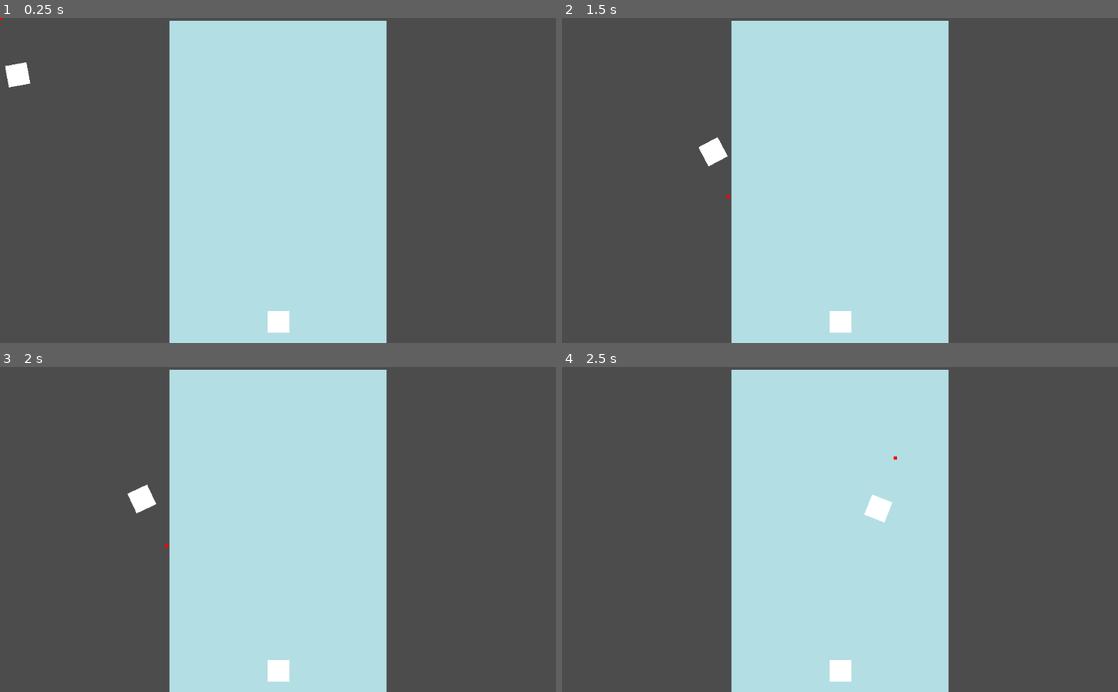
Above: before the commit, frames 1-4 (two rows, left to right).
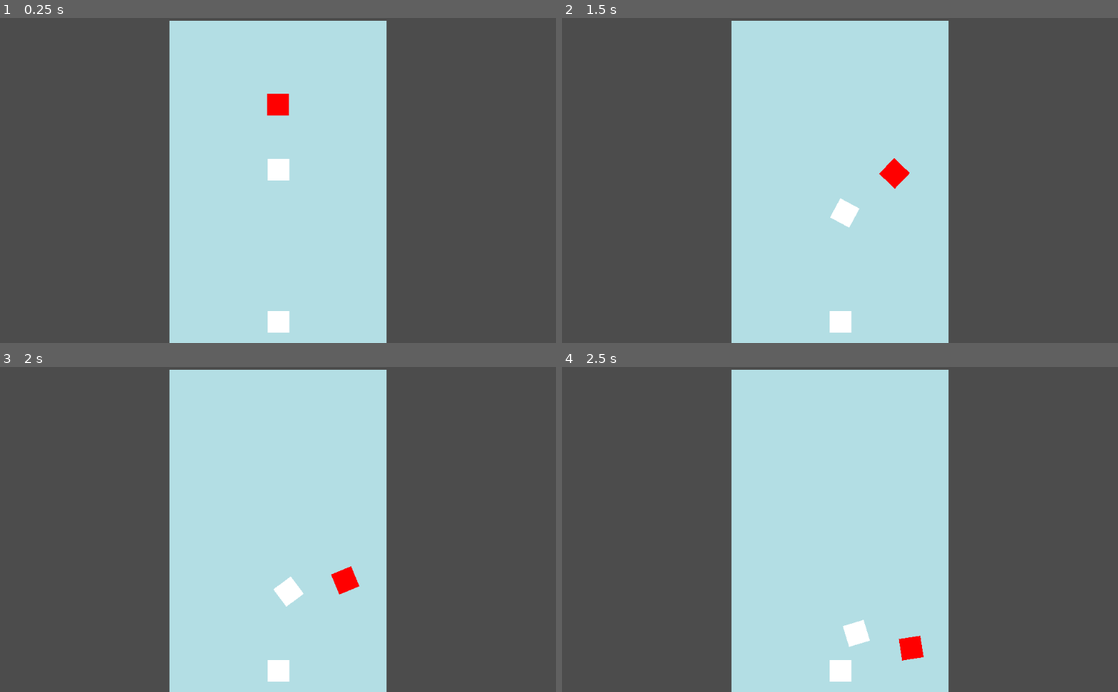
Above: after the commit, the same moments.

Repository: Nowan/DroneConstructor
Game: Godot game, scene res://TowerSnapping/TowerSnapping.tscn
Two runs of this game, one before a commit and one after it. Both use one fixed random seed, a clock stepped at 60 frames per second and the inputs below. This scene is started directly instead of the project's main scene.
Inputs (mouse positions are in pixels of both pictures, inside the frame that each line leads up to):
- Up to frame 1 (0.25 s): no input
- Up to frame 2 (1.5 s): move the mouse to (962, 164) at 0.52 s; press the mouse at (962, 164) at 0.53 s; hold Right (ui_right) 0.53-1.28 s; move the mouse to (728, 196) at 1.27 s; release the mouse at (728, 196) at 1.28 s; hold Left (ui_left) from 1.28 s (still down); click (728, 196) at 1.35 s
- Up to frame 3 (2 s): keep holding Left (ui_left)
- Up to frame 4 (2.5 s): move the mouse to (895, 458) at 2.02 s; release Left (ui_left) at 2.03 s; press the mouse at (895, 458) at 2.03 s; hold Right (ui_right) from 2.03 s (still down)

The runs differ from the first frame. In frame 1, 0.8% of the frame differs, in the area x 0-53%, y 0-50%; in frame 2, 0.8%; in frame 3, 0.8%, in the area x 22-65%, y 36-74%; in frame 4, 0.8%.

Commit message:
implemented dummy game flow

Diff:
--- /dev/null
+++ b/TowerSnapping/Drone.gd
@@ -0,0 +1,26 @@
+extends RigidBody2D
+
+# Declare member variables here. Examples:
+# var a = 2
+# var b = "text"
+
+# Called when the node enters the scene tree for the first time.
+func _ready():
+	pass # Replace with function body.
+
+# Called every frame. 'delta' is the elapsed time since the previous frame.
+#func _process(delta):
+#	pass
+
+func _physics_process(dt):
+	if Input.is_action_pressed("ui_up"):
+		set_applied_force(Vector2(0, -300));
+	else:
+		set_applied_force(Vector2(get_applied_force().x, 0));
+
+	if Input.is_action_pressed("ui_left") || Input.is_action_pressed("ui_right"):
+		set_applied_force(Vector2(-300 if Input.is_action_pressed("ui_left") else 300, get_applied_force().y));
+	else:
+		set_applied_force(Vector2(0, get_applied_force().y));
+
+	print(get_applied_force());
--- a/TowerSnapping/GrappleBlock.tscn
+++ b/TowerSnapping/GrappleBlock.tscn
@@ -6,9 +6,10 @@
 [sub_resource type="RectangleShape2D" id=1]
 extents = Vector2( 40, 40 )
 
-[node name="GrappleBlock" instance=ExtResource( 1 )]
+[node name="GrappleBlock" index="0" instance=ExtResource( 1 )]
 collision_layer = 2
 collision_mask = 5
+mass = 1.0
 script = ExtResource( 2 )
 
 [node name="CollisionSensor" type="Area2D" parent="." index="2"]
--- a/TowerSnapping/TowerBlock.tscn
+++ b/TowerSnapping/TowerBlock.tscn
@@ -5,7 +5,7 @@
 
 [node name="TowerBlock" type="RigidBody2D"]
 collision_layer = 4
-mass = 300.0
+mass = 1.4
 
 [node name="ColorRect" type="ColorRect" parent="."]
 margin_left = -20.0
--- a/TowerSnapping/TowerSnapping.tscn
+++ b/TowerSnapping/TowerSnapping.tscn
@@ -1,19 +1,25 @@
-[gd_scene load_steps=5 format=2]
+[gd_scene load_steps=7 format=2]
 
-[ext_resource path="res://TowerSnapping/GrappleMover.gd" type="Script" id=1]
+[ext_resource path="res://TowerSnapping/TowerBlock.tscn" type="PackedScene" id=1]
 [ext_resource path="res://TowerSnapping/GrappleBlock.tscn" type="PackedScene" id=2]
-[ext_resource path="res://TowerSnapping/TowerBlock.tscn" type="PackedScene" id=3]
+[ext_resource path="res://TowerSnapping/Drone.gd" type="Script" id=3]
 
 [sub_resource type="RectangleShape2D" id=1]
 extents = Vector2( 200, 10 )
 
+[sub_resource type="RectangleShape2D" id=2]
+extents = Vector2( 20, 20 )
+
+[sub_resource type="RectangleShape2D" id=3]
+extents = Vector2( 6, 20 )
+
 [node name="Node2D" type="Node2D"]
 
 [node name="ColorRect" type="ColorRect" parent="."]
-margin_left = 312.3
-margin_top = 5.0
-margin_right = 712.3
-margin_bottom = 600.0
+margin_left = 312.125
+margin_top = 5.17484
+margin_right = 712.125
+margin_bottom = 600.175
 color = Color( 0.705882, 0.87451, 0.898039, 1 )
 
 [node name="Ground" type="StaticBody2D" parent="."]
@@ -22,29 +28,57 @@
 position = Vector2( 512.023, 590.283 )
 shape = SubResource( 1 )
 
-[node name="Grapple" type="Node2D" parent="."]
-position = Vector2( 511.921, 177.825 )
-script = ExtResource( 1 )
+[node name="Tower" type="Node" parent="."]
 
-[node name="ColorRect" type="ColorRect" parent="Grapple"]
-margin_left = -3.0
-margin_top = -3.0
-margin_right = 3.0
-margin_bottom = 3.0
+[node name="TowerBlock" parent="Tower" instance=ExtResource( 1 )]
+position = Vector2( 512.52, 561.018 )
+
+[node name="GrappleBlock" parent="." instance=ExtResource( 2 )]
+position = Vector2( 512.52, 276.998 )
+collision_layer = 1
+mass = 1.3
+
+[node name="Drone" type="RigidBody2D" parent="."]
+position = Vector2( 512, 157 )
+script = ExtResource( 3 )
+
+[node name="ColorRect" type="ColorRect" parent="Drone"]
+margin_left = -20.0
+margin_top = -20.0
+margin_right = 20.0
+margin_bottom = 20.0
 color = Color( 1, 0, 0, 1 )
 
-[node name="StaticBody2D" type="StaticBody2D" parent="Grapple"]
+[node name="CollisionShape2D" type="CollisionShape2D" parent="Drone"]
+shape = SubResource( 2 )
 
-[node name="GrappleJoint" type="PinJoint2D" parent="."]
-position = Vector2( 511.921, 177.825 )
-node_a = NodePath("../Grapple/StaticBody2D")
-node_b = NodePath("../GrappleBlock")
+[node name="Grapple" type="Node2D" parent="Drone"]
 
-[node name="GrappleBlock" parent="." instance=ExtResource( 2 )]
-position = Vector2( 512.52, 271.228 )
-collision_layer = 1
+[node name="PinJoint2D" type="PinJoint2D" parent="Drone/Grapple"]
+position = Vector2( 0, 20 )
+node_a = NodePath("Link0")
+node_b = NodePath("../..")
 
-[node name="Tower" type="Node" parent="."]
+[node name="Link0" type="RigidBody2D" parent="Drone/Grapple/PinJoint2D"]
+mass = 0.05
 
-[node name="TowerBlock" parent="Tower" instance=ExtResource( 3 )]
-position = Vector2( 512.52, 561.018 )
+[node name="PinJoint2D2" type="PinJoint2D" parent="Drone/Grapple/PinJoint2D/Link0"]
+position = Vector2( 0, 40 )
+node_a = NodePath("..")
+node_b = NodePath("Link1")
+
+[node name="Link1" type="RigidBody2D" parent="Drone/Grapple/PinJoint2D/Link0/PinJoint2D2"]
+mass = 0.05
+
+[node name="CollisionShape2D" type="CollisionShape2D" parent="Drone/Grapple/PinJoint2D/Link0/PinJoint2D2/Link1"]
+position = Vector2( -0.174835, 19.93 )
+shape = SubResource( 3 )
+
+[node name="HandJoint" type="PinJoint2D" parent="Drone/Grapple/PinJoint2D/Link0/PinJoint2D2/Link1"]
+position = Vector2( 0, 40 )
+node_a = NodePath("..")
+node_b = NodePath("../../../../../../../GrappleBlock")
+
+[node name="CollisionShape2D" type="CollisionShape2D" parent="Drone/Grapple/PinJoint2D/Link0"]
+position = Vector2( 0.174805, 20.1049 )
+shape = SubResource( 3 )
